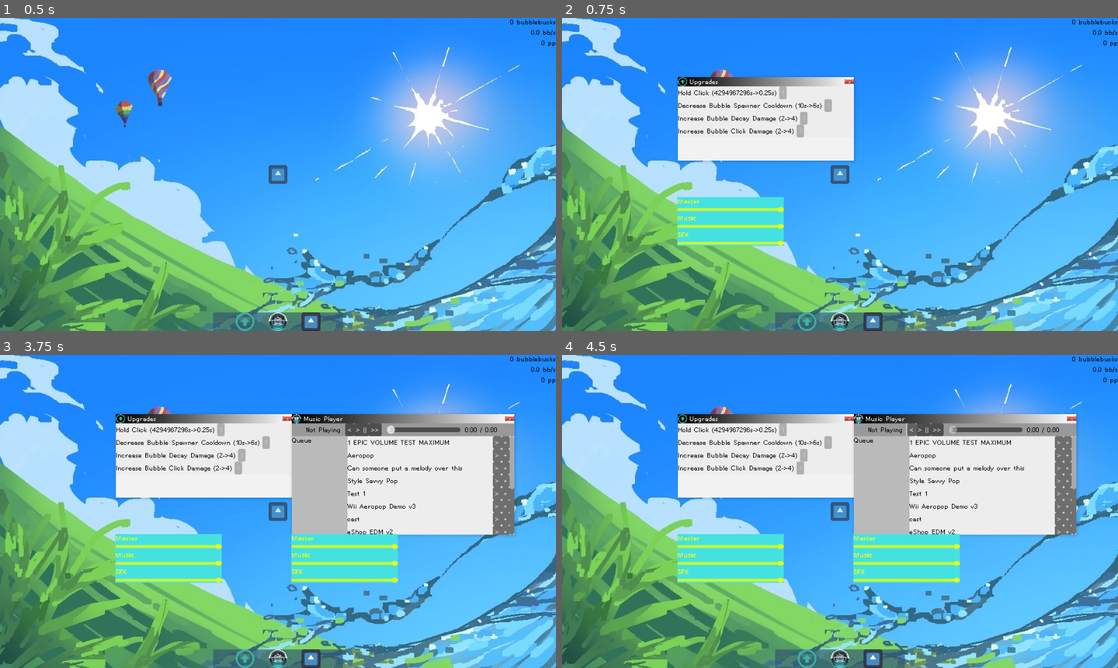
Above: before the commit, frames 1-4 (two rows, left to right).
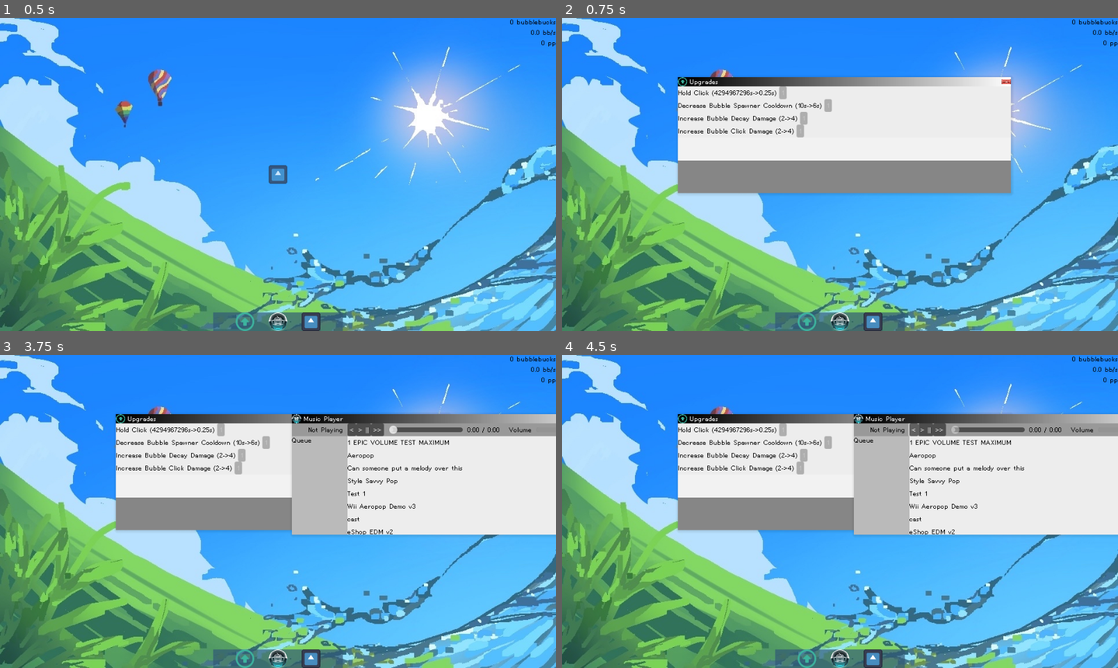
Above: after the commit, the same moments.

Repository: Kipuru/incremental-game
Game: Godot game, scene res://Game/Root/main_game.tscn
The game is run twice, just before and just after one commit, with the same random seed, the same clock (stepped at 60 frames per second) and the same inputs. The engine's default icon, where the game draws it, is replaced by a stand-in: a white triangle on a blue panel in a dark square.
Inputs (mouse positions are in pixels of both pictures, inside the frame that each line leads up to):
- Up to frame 1 (0.5 s): no input
- Up to frame 2 (0.75 s): click (806, 321) at 0.5 s
- Up to frame 3 (3.75 s): click (244, 658) at 1.25 s; click (244, 658) at 2 s; click (311, 658) at 2.75 s; click (278, 658) at 3.5 s
- Up to frame 4 (4.5 s): click "<" at 4.25 s

Frame 1 is identical in both runs. In frame 2, 17% of the frame differs, in the area x 20-81%, y 18-73%; in frame 3, 15%; in frame 4, 15%.

Commit message:
Changed volume slider to be on music interface. Adjusted sizing of music player window -- horizontal resizing not working

Diff:
--- a/Game/UI/Music/VolSlider.tscn
+++ b/Game/UI/Music/VolSlider.tscn
@@ -3,6 +3,7 @@
 [ext_resource type="Script" uid="uid://cglmy3nr7b3r7" path="res://Game/UI/Music/vol_slider.gd" id="1_mavnc"]
 
 [node name="VolSlider" type="HSlider"]
+scale = Vector2(1.6800001, 1)
 max_value = 1.0
 step = 0.05
 script = ExtResource("1_mavnc")
--- a/Game/UI/Music/music_interface.tscn
+++ b/Game/UI/Music/music_interface.tscn
@@ -1,7 +1,8 @@
-[gd_scene load_steps=10 format=3 uid="uid://dwtelixwjtlsk"]
+[gd_scene load_steps=11 format=3 uid="uid://dwtelixwjtlsk"]
 
 [ext_resource type="Theme" uid="uid://cypdfrldw1wws" path="res://Themes/music_interface_theme.tres" id="1_h6i6e"]
 [ext_resource type="PackedScene" uid="uid://b7bibqo7h508x" path="res://Game/Audio/music_player.tscn" id="2_wpb7c"]
+[ext_resource type="PackedScene" uid="uid://bh05jgliy8rci" path="res://Game/UI/Music/VolSlider.tscn" id="3_cwbwj"]
 [ext_resource type="Script" uid="uid://cyfrmaitlhhxu" path="res://Game/UI/Music/TopBar/currently_playing_label.gd" id="3_wiyj6"]
 [ext_resource type="PackedScene" uid="uid://c42f4mmycgf2n" path="res://Game/UI/Music/TopBar/playback_controls.tscn" id="4_vv0yo"]
 [ext_resource type="Script" uid="uid://bxatqxof3rnw4" path="res://Game/UI/Music/TopBar/seeker.gd" id="5_vv0yo"]
@@ -61,6 +62,16 @@
 clip_text = true
 script = ExtResource("6_vw141")
 
+[node name="MusicVolumeLabel" type="Label" parent="VBoxContainer/TopBar/HBoxContainer"]
+layout_mode = 2
+text = "Volume"
+
+[node name="MusicVolSlider" parent="VBoxContainer/TopBar/HBoxContainer" instance=ExtResource("3_cwbwj")]
+custom_minimum_size = Vector2(128, 0)
+layout_mode = 2
+size_flags_vertical = 1
+BusName = "Music"
+
 [node name="HBoxContainer" type="HBoxContainer" parent="VBoxContainer"]
 layout_mode = 2
 size_flags_vertical = 3
--- a/Game/Windows/window.tscn
+++ b/Game/Windows/window.tscn
@@ -1,11 +1,10 @@
-[gd_scene load_steps=13 format=3 uid="uid://ccdqkc2ixgwur"]
+[gd_scene load_steps=10 format=3 uid="uid://ccdqkc2ixgwur"]
 
 [ext_resource type="Script" uid="uid://dtvfmv5smm81w" path="res://Game/Windows/window.gd" id="1_28hdt"]
 [ext_resource type="Script" uid="uid://cwb0qqoua5tlh" path="res://Game/Windows/title_bar.gd" id="2_o0r3s"]
 [ext_resource type="Texture2D" uid="uid://b21msh4k62j8q" path="res://Assets/Icons/icon.svg" id="2_vip54"]
 [ext_resource type="FontFile" uid="uid://dqmmoferdi10i" path="res://Assets/Fonts/HelvetiPixel.ttf" id="3_o7yh4"]
 [ext_resource type="Texture2D" uid="uid://cjxv6pd8ceo12" path="res://Assets/Buttons/IMG_9937.PNG" id="3_vip54"]
-[ext_resource type="PackedScene" uid="uid://bh05jgliy8rci" path="res://Game/UI/Music/VolSlider.tscn" id="6_cuhqe"]
 
 [sub_resource type="StyleBoxFlat" id="StyleBoxFlat_rb4y1"]
 bg_color = Color(0.525668, 0.525668, 0.525667, 1)
@@ -23,18 +22,14 @@
 [sub_resource type="GradientTexture1D" id="GradientTexture1D_7prq6"]
 gradient = SubResource("Gradient_sseq7")
 
-[sub_resource type="StyleBoxFlat" id="StyleBoxFlat_cuhqe"]
-
-[sub_resource type="Theme" id="Theme_c3n73"]
-
 [node name="Window" type="Node2D"]
 position = Vector2(1, 2)
 script = ExtResource("1_28hdt")
 
 [node name="UI" type="PanelContainer" parent="."]
 unique_name_in_owner = true
-offset_right = 40.0
-offset_bottom = 40.0
+offset_right = 575.0
+offset_bottom = 200.0
 mouse_filter = 2
 theme_override_styles/panel = SubResource("StyleBoxFlat_rb4y1")
 
@@ -100,44 +95,6 @@
 layout_mode = 2
 mouse_filter = 1
 
-[node name="PanelContainer" type="PanelContainer" parent="."]
-modulate = Color(0.44910118, 1.4683453, 1.4683453, 1)
-offset_left = -1.0
-offset_top = 207.00008
-offset_right = 255.0
-offset_bottom = 344.00006
-scale = Vector2(0.7200002, 0.6145514)
-theme_override_styles/panel = SubResource("StyleBoxFlat_cuhqe")
-
-[node name="vol control" type="VBoxContainer" parent="PanelContainer"]
-modulate = Color(18.892157, 18.892157, 0, 1)
-layout_mode = 2
-theme = SubResource("Theme_c3n73")
-
-[node name="Label" type="Label" parent="PanelContainer/vol control"]
-layout_mode = 2
-text = "Master"
-
-[node name="Master" parent="PanelContainer/vol control" instance=ExtResource("6_cuhqe")]
-layout_mode = 2
-BusName = "Master"
-
-[node name="Label2" type="Label" parent="PanelContainer/vol control"]
-layout_mode = 2
-text = "Music"
-
-[node name="Music" parent="PanelContainer/vol control" instance=ExtResource("6_cuhqe")]
-layout_mode = 2
-BusName = "Music"
-
-[node name="Label3" type="Label" parent="PanelContainer/vol control"]
-layout_mode = 2
-text = "SFX"
-
-[node name="SFX" parent="PanelContainer/vol control" instance=ExtResource("6_cuhqe")]
-layout_mode = 2
-BusName = "SFX"
-
 [connection signal="mouse_entered" from="UI/VBoxContainer/TitleBar" to="UI/VBoxContainer/TitleBar" method="_on_mouse_entered"]
 [connection signal="mouse_exited" from="UI/VBoxContainer/TitleBar" to="UI/VBoxContainer/TitleBar" method="_on_mouse_exited"]
 [connection signal="pressed" from="UI/VBoxContainer/TitleBar/RightSideMargin/HBoxContainer/CloseButton" to="." method="_on_close_button_pressed"]
